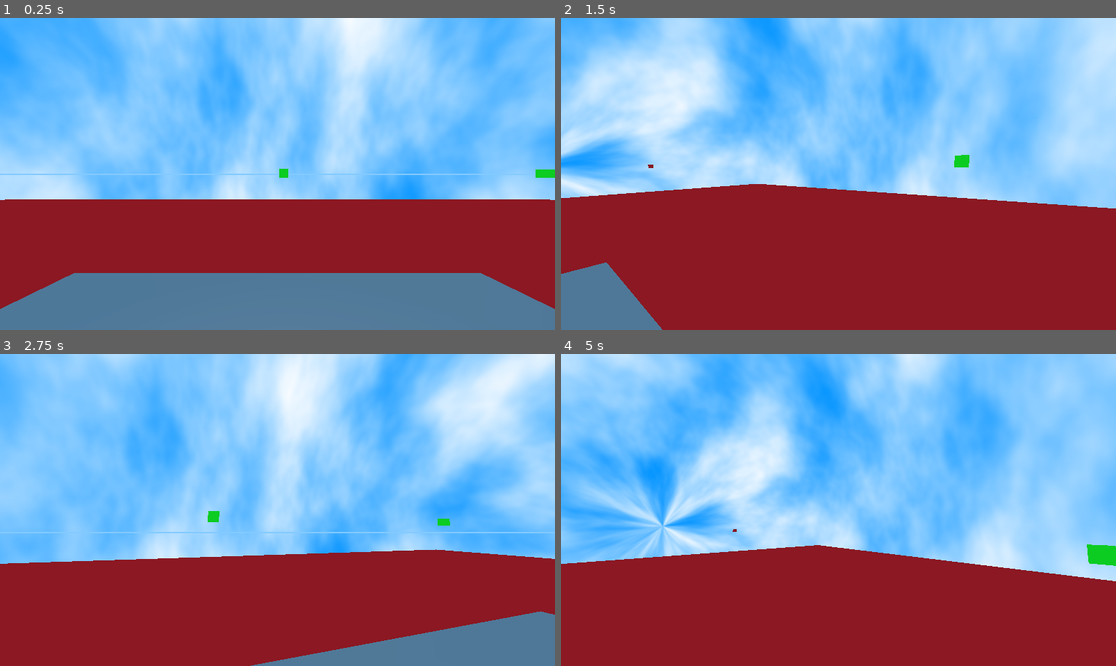
Above: before the commit, frames 1-4 (two rows, left to right).
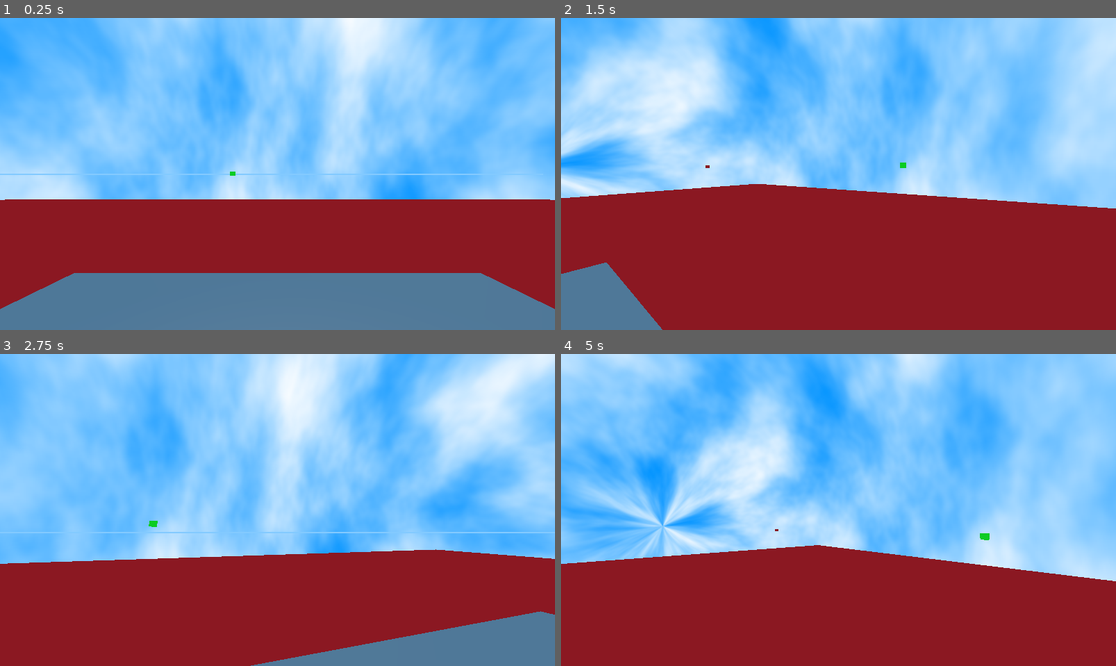
Above: after the commit, the same moments.

Repository: JustAws0m3/Godot_project_1
Game: Godot game, scene res://Main.tscn
Same seed, same stepped clock (60 frames per second), same inputs: the game is played once before the commit and once after it.
Inputs (mouse positions are in pixels of both pictures, inside the frame that each line leads up to):
- Up to frame 1 (0.25 s): no input
- Up to frame 2 (1.5 s): tap Enter at 0.5 s; move the mouse to (866, 174) at 0.52 s; hold R (Refresh) 0.53-1.28 s; hold W (Forwards) from 0.53 s (still down); tap Space (Jump) at 0.77 s; move the mouse to (810, 174) at 1.27 s; tap Shift (Sprint) at 1.35 s
- Up to frame 3 (2.75 s): keep holding W (Forwards); tap Space (Jump) at 1.52 s; move the mouse to (288, 503) at 2.02 s; hold R (Refresh) from 2.03 s (still down)
- Up to frame 4 (5 s): keep holding W (Forwards); move the mouse to (832, 516) at 2.77 s; release R (Refresh) at 2.78 s; tap Shift (Sprint) at 2.85, 4.35 s; tap Space (Jump) at 3.02, 3.77, 4.52 s; move the mouse to (877, 513) at 3.52 s; hold R (Refresh) 3.53-4.28 s; move the mouse to (794, 506) at 4.27 s

The runs differ from the first frame. In frame 1, 0.2% of the frame differs, in the area x 41-100%, y 48-52%; in frame 2, 0.1%; in frame 3, 0.1%; in frame 4, 0.4%, in the area x 30-100%, y 56-68%.

Commit message:
changed spawn points so they are always opposite each other

Diff:
--- a/Main.tscn
+++ b/Main.tscn
@@ -56,4 +56,4 @@
 
 [node name="Unpacker" type="Node" parent="."]
 script = ExtResource("6_3dxm6")
-seed = 1
+poi_hor_dist_variance = 0.1
--- a/Scripts/Generation/Unpackers/paths_unpacker.gd
+++ b/Scripts/Generation/Unpackers/paths_unpacker.gd
@@ -80,15 +80,17 @@
 
 #Method for placing spawn points
 func place_spawns(rng:RandomNumberGenerator) -> Array[Node3D]:
+	var x_offset = rng.randf_range(spawn_dist_min,spawn_dist_max)
+	var z_offset = rng.randf_range(world_border_negative.z + spawn_bound, world_border_positive.z - spawn_bound)
 	var spawn_point_a_pos = Vector3(
-		world_border_negative.x + rng.randf_range(spawn_dist_min,spawn_dist_max),
+		world_border_negative.x + x_offset,
 		0,
-		rng.randf_range(world_border_negative.z + spawn_bound, world_border_positive.z - spawn_bound)
+		z_offset
 	)
 	var spawn_point_b_pos = Vector3(
-		world_border_positive.x - rng.randf_range(spawn_dist_min,spawn_dist_max),
+		world_border_positive.x - x_offset,
 		0,
-		rng.randf_range(world_border_negative.z + spawn_bound, world_border_positive.z - spawn_bound)
+		-z_offset
 	)
 
 	var spawn_point_a = place_point(spawn_point_a_pos,RED)
@@ -159,9 +161,20 @@
 		return result_array
 
 	var step_size: float = (b - a) / (n - 1)
-	for i in range(n+1):
+	for i in range(n):
 		result_array.push_back(a + (i * step_size))
 	return result_array
+
+#Shuffle the array with a specified rng
+func custom_shuffle(rng: RandomNumberGenerator, array_to_shuffle: Array) -> void:
+	var n = array_to_shuffle.size()
+	for i in range(n - 1, 0, -1):
+		# Pick a random index from 0 to i
+		var j = rng.randi_range(0, i)
+		# Swap array_to_shuffle[i] with the element at random index j
+		var temp = array_to_shuffle[i]
+		array_to_shuffle[i] = array_to_shuffle[j]
+		array_to_shuffle[j] = temp
 
 #Generate points for pois
 func generate_poi_points(rng:RandomNumberGenerator,spawn_a:Vector3,spawn_b:Vector3) -> Array[Node3D]:
@@ -173,7 +186,7 @@
 
 	#Handle horizontal poi paramaters
 	if poi_shuffle_hor:
-		poi_hor_dists.shuffle()
+		custom_shuffle(rng,poi_hor_dists)
 	elif poi_flip_hor:
 		poi_hor_dists.reverse()
 
